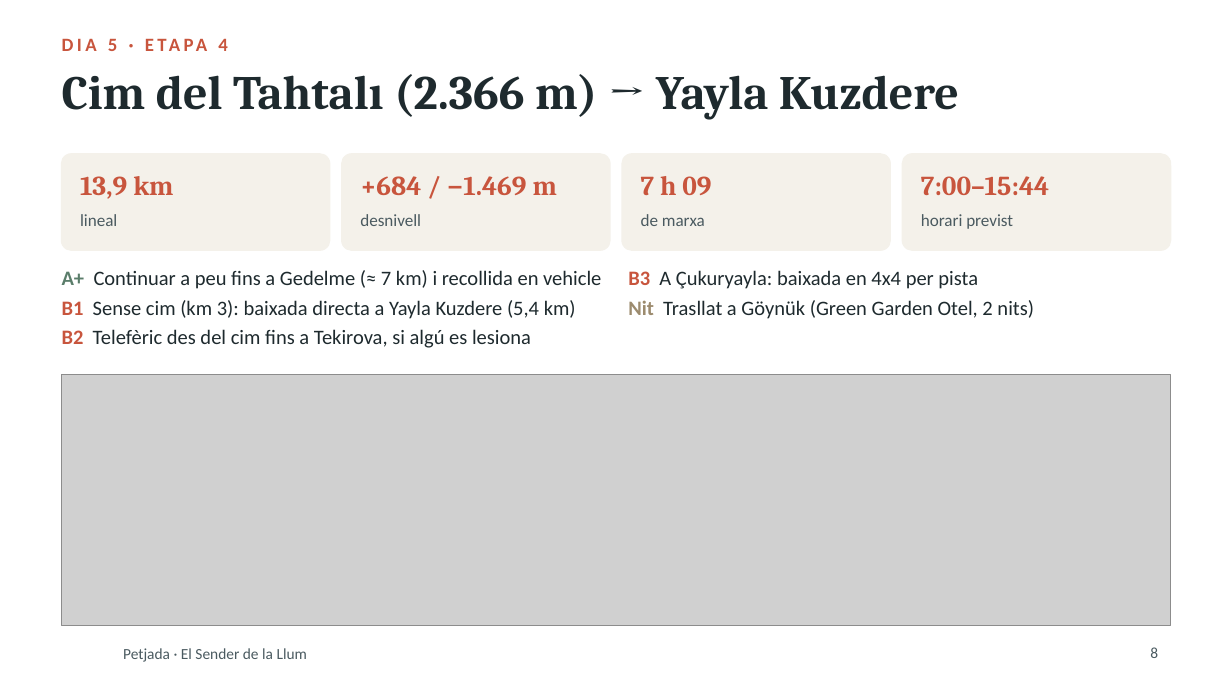
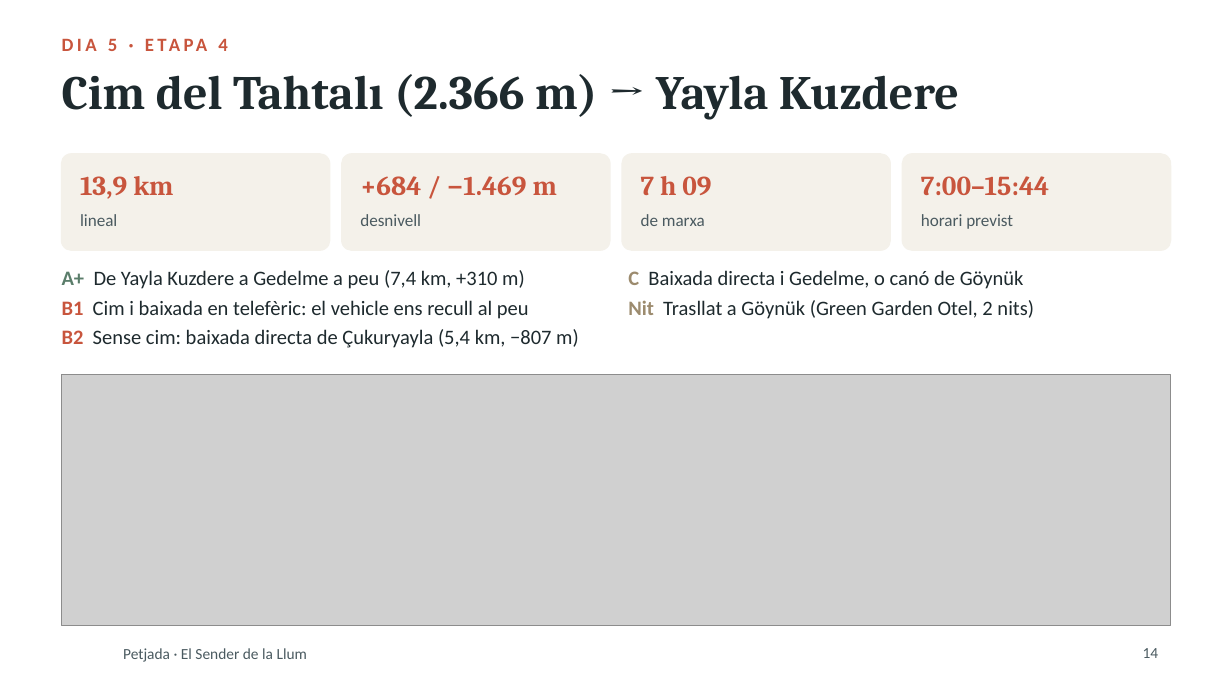
Before and after one commit to stosalca/sender-de-la-llum, a slide deck: slide 14 of Presentacio_2_Petjada.pptx (slide 8 before the commit). Drawn at 1232x693 pixels with LibreOffice and Linux fonts; fonts in the diff are those of the drawing; grey boxes stand for pictures; background and template pictures are left out. Boxes give left, top, right and bottom in pixels: in the first picture for what was removed or moved away, otherwise in the second. Text is boxed around its words. In the diff, an @@ line names an element or a change of style, - is before the commit and + after.

```diff
--- a/Presentacio_2_Petjada.pptx
+++ b/Presentacio_2_Petjada.pptx
@@ text at bbox=[62, 270, 579, 348]: text changed @@
-A+ Continuar a peu fins a Gedelme (≈ 7 km) i recollida en vehicle
-B1 Sense cim (km 3): baixada directa a Yayla Kuzdere (5,4 km)
-B2 Telefèric des del cim fins a Tekirova, si algú es lesiona
+A+ De Yayla Kuzdere a Gedelme a peu (7,4 km, +310 m)
+B1 Cim i baixada en telefèric: el vehicle ens recull al peu
+B2 Sense cim: baixada directa de Çukuryayla (5,4 km, −807 m)
@@ text at bbox=[628, 270, 1024, 289]: text changed @@
-B3 A Çukuryayla: baixada en 4x4 per pista
+C Baixada directa i Gedelme, o canó de Göynük
@@ page number at bbox=[1143, 648, 1159, 658]: text changed @@
-8
+14
```
Also in this commit, not shown: 3 other slides changed, 7 slides added, 1 slide removed, 26 other files.
